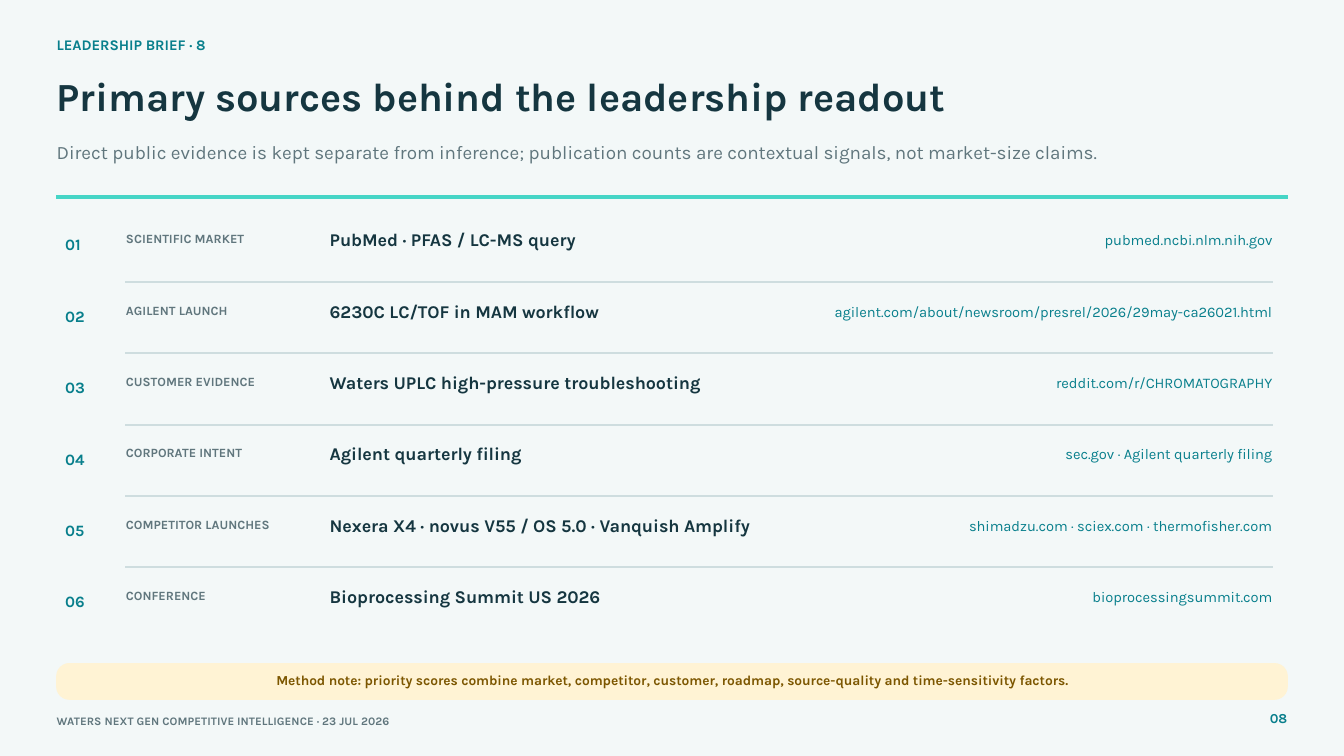
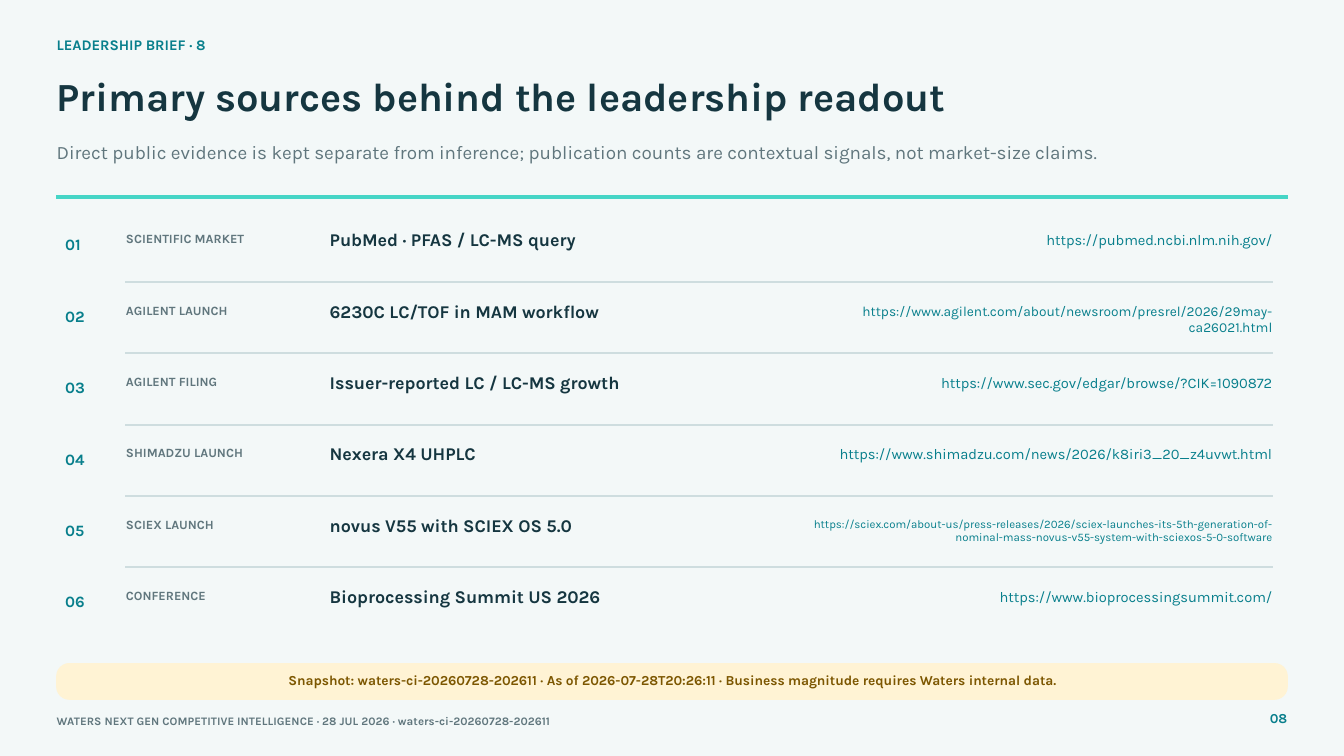
Before and after one commit to Chandni08/CompEngine, a slide deck: slide 8 of deploy-site/exports/waters-nextgen-leadership-brief.pptx. Drawn at 1344x756 pixels with LibreOffice and Linux fonts; fonts in the diff are those of the drawing. Boxes give left, top, right and bottom in pixels: in the first picture for what was removed or moved away, otherwise in the second. Text is boxed around its words. In the diff, an @@ line names an element or a change of style, - is before the commit and + after.

```diff
--- a/deploy-site/exports/waters-nextgen-leadership-brief.pptx
+++ b/deploy-site/exports/waters-nextgen-leadership-brief.pptx
@@ text at box(1046, 234, 1272, 249): text changed @@
-pubmed.ncbi.nlm.nih.gov
+https://pubmed.ncbi.nlm.nih.gov/
@@ text at box(862, 306, 1273, 332): text changed; size 10.5 to 9.8 pt @@
-agilent.com/about/newsroom/presrel/2026/29may-ca26021.html
+https://www.agilent.com/about/newsroom/presrel/2026/29may-ca26021.html
@@ text at box(126, 377, 217, 386): text changed @@
-CUSTOMER EVIDENCE
+AGILENT FILING
@@ text at box(330, 376, 619, 394): text changed @@
-Waters UPLC high-pressure troubleshooting
+Issuer-reported LC / LC-MS growth
@@ text at box(941, 377, 1272, 392): text changed @@
-reddit.com/r/CHROMATOGRAPHY
+https://www.sec.gov/edgar/browse/?CIK=1090872
@@ text at box(126, 448, 243, 457): text changed @@
-CORPORATE INTENT
+SHIMADZU LAUNCH
@@ text at box(330, 448, 475, 461): text changed @@
-Agilent quarterly filing
+Nexera X4 UHPLC
@@ text at box(840, 448, 1272, 463): text changed @@
-sec.gov · Agilent quarterly filing
+https://www.shimadzu.com/news/2026/k8iri3_20_z4uvwt.html
@@ text at box(126, 520, 214, 529): text changed @@
-COMPETITOR LAUNCHES
+SCIEX LAUNCH
@@ text at box(330, 519, 572, 533): text changed @@
-Nexera X4 · novus V55 / OS 5.0 · Vanquish Amplify
+novus V55 with SCIEX OS 5.0
@@ text at box(814, 519, 1272, 544): text changed; size 10.5 to 8.1 pt @@
-shimadzu.com · sciex.com · thermofisher.com
+https://sciex.com/about-us/press-releases/2026/sciex-launches-its-5th-generation-of-nominal-mass-novus-v55-system-with-sciexos-5-0-software
@@ text at box(1000, 591, 1273, 606): text changed @@
-bioprocessingsummit.com
+https://www.bioprocessingsummit.com/
@@ text at box(288, 675, 1057, 689): text changed @@
-Method note: priority scores combine market, competitor, customer, roadmap, source-quality and time-sensitivity factors.
+Snapshot: waters-ci-20260728-202611 · As of 2026-07-28T20:26:11 · Business magnitude requires Waters internal data.
@@ text at box(57, 717, 550, 725): text changed @@
-WATERS NEXT GEN COMPETITIVE INTELLIGENCE · 23 JUL 2026
+WATERS NEXT GEN COMPETITIVE INTELLIGENCE · 28 JUL 2026 · waters-ci-20260728-202611
```
Also in this commit, not shown: 7 other slides changed, 38 other files.
